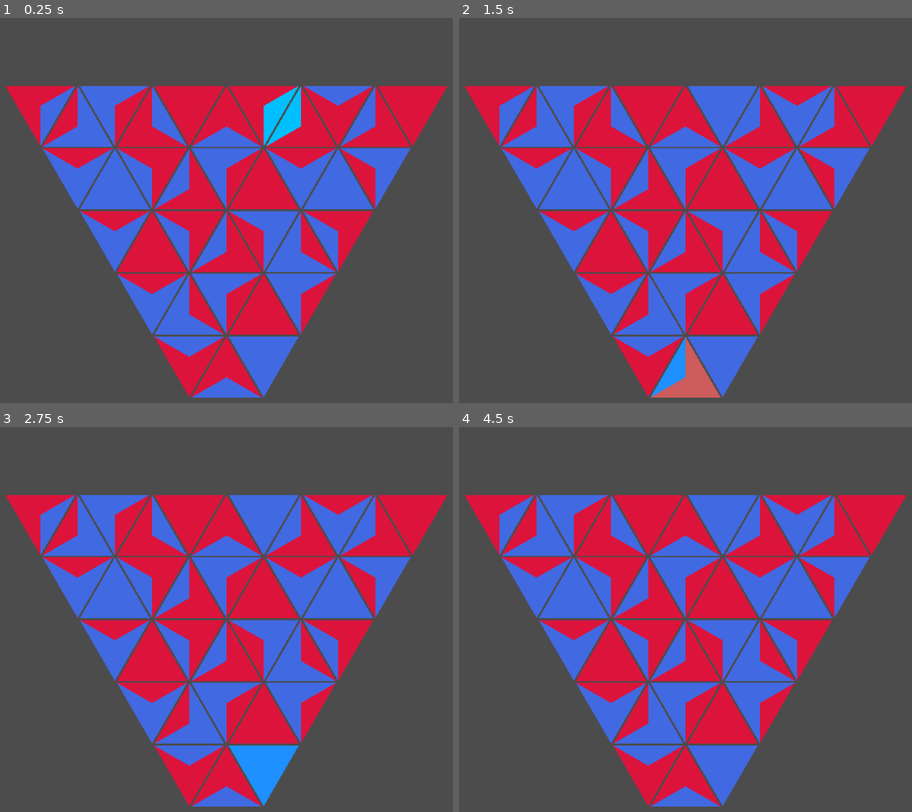
Above: before the commit, frames 1-4 (two rows, left to right).
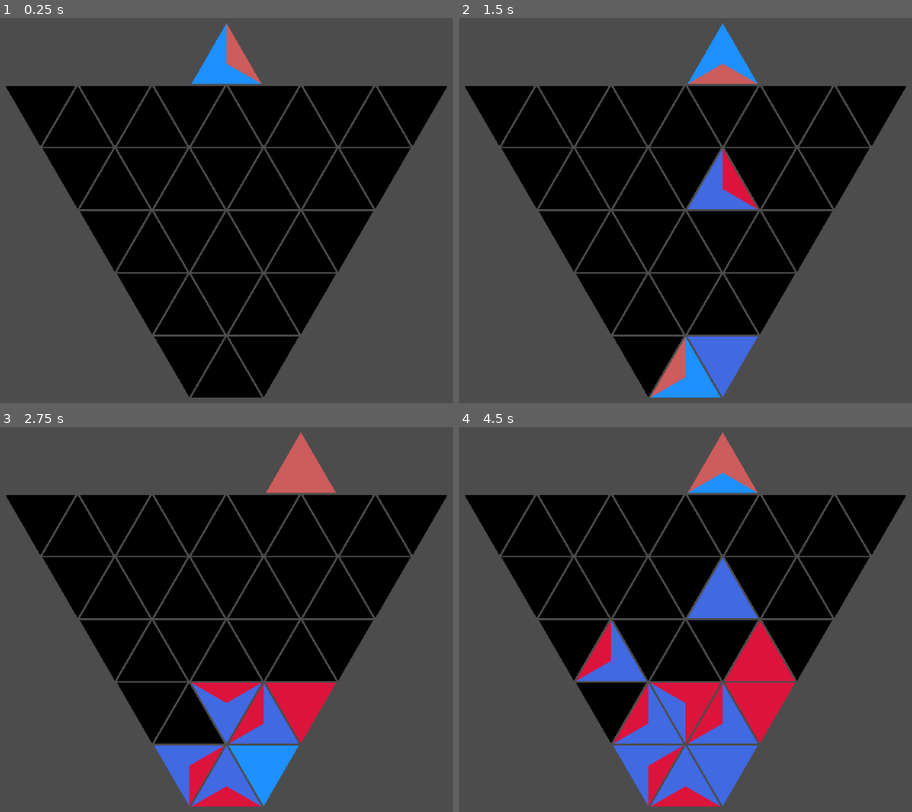
Above: after the commit, the same moments.

Repository: BoatsandJoes/tri-twist
Game: Godot game, scene res://scenes/Main.tscn
The game is run twice, just before and just after one commit, with the same random seed, the same clock (stepped at 60 frames per second) and the same inputs.
Inputs (mouse positions are in pixels of both pictures, inside the frame that each line leads up to):
- Up to frame 1 (0.25 s): no input
- Up to frame 2 (1.5 s): tap Enter (ui_accept) at 0.5, 1.35 s; move the mouse to (613, 337) at 0.52 s; hold Right (ui_right) 0.53-1.28 s; hold Enter (ui_accept) 0.53-1.28 s; click (613, 337) at 0.67 s; move the mouse to (649, 399) at 1.27 s; hold Down (ui_down) from 1.28 s (still down); click (649, 399) at 1.42 s
- Up to frame 3 (2.75 s): tap Enter (ui_accept) at 1.52, 1.82 s; move the mouse to (226, 746) at 2.02 s; release Down (ui_down) at 2.03 s; hold Right (ui_right) from 2.03 s (still down); hold Enter (ui_accept) from 2.03 s (still down); click (226, 746) at 2.17 s
- Up to frame 4 (4.5 s): move the mouse to (576, 681) at 2.77 s; release Right (ui_right) at 2.78 s; release Enter (ui_accept) at 2.78 s; hold Up (ui_up) 2.78-3.53 s; tap Enter (ui_accept) at 2.85, 3.02, 3.32, 4.35 s; click (576, 681) at 2.92 s; move the mouse to (613, 742) at 3.52 s; hold Enter (ui_accept) 3.53-4.28 s; hold Left (ui_left) from 3.53 s (still down); click (613, 742) at 3.67 s; move the mouse to (649, 681) at 4.27 s; click (649, 681) at 4.42 s

The runs differ from the first frame. In frame 1, 45% of the frame differs, in the area x 1-99%, y 1-99%; in frame 2, 44%; in frame 3, 42%; in frame 4, 40%.

Commit message:
First prototype.

Diff:
--- a/project.godot
+++ b/project.godot
@@ -50,6 +50,34 @@
 , Object(InputEventKey,"resource_local_to_scene":false,"resource_name":"","device":0,"alt":false,"shift":false,"control":false,"meta":false,"command":false,"pressed":false,"scancode":16777220,"unicode":0,"echo":false,"script":null)
  ]
 }
+ui_left={
+"deadzone": 0.5,
+"events": [ Object(InputEventKey,"resource_local_to_scene":false,"resource_name":"","device":0,"alt":false,"shift":false,"control":false,"meta":false,"command":false,"pressed":false,"scancode":16777231,"unicode":0,"echo":false,"script":null)
+, Object(InputEventJoypadButton,"resource_local_to_scene":false,"resource_name":"","device":0,"button_index":14,"pressure":0.0,"pressed":false,"script":null)
+, Object(InputEventKey,"resource_local_to_scene":false,"resource_name":"","device":0,"alt":false,"shift":false,"control":false,"meta":false,"command":false,"pressed":false,"scancode":65,"unicode":0,"echo":false,"script":null)
+ ]
+}
+ui_right={
+"deadzone": 0.5,
+"events": [ Object(InputEventKey,"resource_local_to_scene":false,"resource_name":"","device":0,"alt":false,"shift":false,"control":false,"meta":false,"command":false,"pressed":false,"scancode":16777233,"unicode":0,"echo":false,"script":null)
+, Object(InputEventJoypadButton,"resource_local_to_scene":false,"resource_name":"","device":0,"button_index":15,"pressure":0.0,"pressed":false,"script":null)
+, Object(InputEventKey,"resource_local_to_scene":false,"resource_name":"","device":0,"alt":false,"shift":false,"control":false,"meta":false,"command":false,"pressed":false,"scancode":68,"unicode":0,"echo":false,"script":null)
+ ]
+}
+ui_up={
+"deadzone": 0.5,
+"events": [ Object(InputEventKey,"resource_local_to_scene":false,"resource_name":"","device":0,"alt":false,"shift":false,"control":false,"meta":false,"command":false,"pressed":false,"scancode":16777232,"unicode":0,"echo":false,"script":null)
+, Object(InputEventJoypadButton,"resource_local_to_scene":false,"resource_name":"","device":0,"button_index":12,"pressure":0.0,"pressed":false,"script":null)
+, Object(InputEventKey,"resource_local_to_scene":false,"resource_name":"","device":0,"alt":false,"shift":false,"control":false,"meta":false,"command":false,"pressed":false,"scancode":87,"unicode":0,"echo":false,"script":null)
+ ]
+}
+ui_down={
+"deadzone": 0.5,
+"events": [ Object(InputEventKey,"resource_local_to_scene":false,"resource_name":"","device":0,"alt":false,"shift":false,"control":false,"meta":false,"command":false,"pressed":false,"scancode":16777234,"unicode":0,"echo":false,"script":null)
+, Object(InputEventJoypadButton,"resource_local_to_scene":false,"resource_name":"","device":0,"button_index":13,"pressure":0.0,"pressed":false,"script":null)
+, Object(InputEventKey,"resource_local_to_scene":false,"resource_name":"","device":0,"alt":false,"shift":false,"control":false,"meta":false,"command":false,"pressed":false,"scancode":83,"unicode":0,"echo":false,"script":null)
+ ]
+}
 ui_escape={
 "deadzone": 0.5,
 "events": [ Object(InputEventKey,"resource_local_to_scene":false,"resource_name":"","device":0,"alt":false,"shift":false,"control":false,"meta":false,"command":false,"pressed":false,"scancode":16777217,"unicode":0,"echo":false,"script":null)
--- a/scenes/GameGrid.gd
+++ b/scenes/GameGrid.gd
@@ -24,22 +24,39 @@
 		grid.append([])
 		for columnIndex in gridBase + 2 * rowIndex:
 			grid[rowIndex].append(TriangleCell.instance())
-			grid[rowIndex][columnIndex].init(cellSize, rowIndex, columnIndex, get_position_for_cell(rowIndex, columnIndex))
-			# debug
+			grid[rowIndex][columnIndex].init(cellSize, rowIndex, columnIndex,
+			get_position_for_cell(rowIndex, columnIndex, false), true)
 			add_child(grid[rowIndex][columnIndex])
-	fill_grid()
-
-# fills all cells with random triangles, will probably only be used for debug
-func fill_grid():
-	for emptyCell in get_all_empty_cells():
-		emptyCell.fill_randomly()
+
+# Try to put the given piece in the top row. return true if successful.
+func drop_piece(piece) -> bool:
+	var direction: int
+	var neighborDirection: int
+	if (piece.columnIndex + piece.rowIndex) % 2 != 0:
+		direction = Direction.VERTICAL
+		neighborDirection = Direction.VERTICAL_POINT
+	else:
+		direction = Direction.VERTICAL_POINT
+		neighborDirection = Direction.VERTICAL
+	var neighbor: TriangleCell = grid[piece.rowIndex - 1][piece.columnIndex - 1]
+	if !neighbor.is_empty():
+		# Cannot fill.
+		return false
+	var leftNeighbor = get_neighbor(neighbor.rowIndex, neighbor.columnIndex, Direction.LEFT)
+	var rightNeighbor = get_neighbor(neighbor.rowIndex, neighbor.columnIndex, Direction.RIGHT)
+	neighbor.fill_from_neighbor(piece.leftColor, piece.rightColor, piece.verticalColor, neighborDirection,
+		!(leftNeighbor != null && leftNeighbor.is_empty()), !(rightNeighbor != null && rightNeighbor.is_empty()))
 	clear_enclosed_areas()
+	return true
 
 # Gets the position in which to draw the cell with the passed indices
-func get_position_for_cell(rowIndex: int, columnIndex: int) -> Vector2:
-	return Vector2((window.size[0]/2) - cellSize/2 +
+func get_position_for_cell(rowIndex: int, columnIndex: int, flipped: bool) -> Vector2:
+	var result = Vector2((window.size[0]/2) - cellSize/2 +
 				((columnIndex - ((gridBase + rowIndex * 2)/2)) * ((cellSize/2) + margin)),
 				window.size[1] - cellSize - (rowIndex * ((cellSize * sqrt(3) / 2) + margin)))
+	if flipped:
+		result = Vector2(result[0], result[1] + cellSize * 0.87)
+	return result
 
 # returns an array of TriangleCells
 func get_all_empty_cells() -> Array:
@@ -220,6 +237,3 @@
 	for move in moves:
 		move_neighbor_here(move[0], move[1], move[2])
 	clear_enclosed_areas()
-	if moves.empty():
-		#fill grid; debug
-		fill_grid()
--- a/scenes/TriangleCell.gd
+++ b/scenes/TriangleCell.gd
@@ -13,16 +13,18 @@
 var cellFocused = false
 var rowIndex: int
 var columnIndex: int
+var inGrid
 
 # Called when the node enters the scene tree for the first time.
 func _ready():
 	pass
 
 # Call after instantiation to initialize.
-func init(triangleSize: int, triRowIndex: int, triColumnIndex: int, cellPostion: Vector2):
+func init(triangleSize: int, triRowIndex: int, triColumnIndex: int, cellPostion: Vector2, isInGrid: bool):
 	size = triangleSize
 	rowIndex = triRowIndex
 	columnIndex = triColumnIndex
+	inGrid = isInGrid
 	# set position
 	position = cellPostion
 	# move particle emitter to center
@@ -52,8 +54,8 @@
 	verticalEdgeVectorArray.append(Vector2(size, 0))
 	verticalEdgeVectorArray.append(Vector2(size/2, size * sqrt(3) / 6))
 	$VerticalEdge.set_polygon(verticalEdgeVectorArray)
-	# flip every odd triangle cell
-	if columnIndex % 2 == 1:
+	# flip every odd triangle cell and cells outside the grid
+	if columnIndex % 2 != 0 || !inGrid:
 		flip()
 	# make empty
 	clear(colors.size() - 1)
@@ -159,16 +161,20 @@
 #	pass
 
 func _on_TriangleCell_mouse_entered():
-	cellFocused = true
-	if !is_marked_for_clear():
-		# Highlight.
-		update_colors_visually()
+	# If not in grid, do nothing.
+	if inGrid:
+		cellFocused = true
+		if !is_marked_for_clear():
+			# Highlight.
+			update_colors_visually()
 
 func _on_TriangleCell_mouse_exited():
-	cellFocused = false
-	if !is_marked_for_clear():
-		# Remove highlight
-		update_colors_visually()
+	# If not in grid, do nothing.
+	if inGrid:
+		cellFocused = false
+		if !is_marked_for_clear():
+			# Remove highlight
+			update_colors_visually()
 
 
 func _on_ClearTimer_timeout():
--- a/scenes/TriangleDropper.gd
+++ b/scenes/TriangleDropper.gd
@@ -2,14 +2,47 @@
 class_name TriangleDropper
 
 export (PackedScene) var GameGrid
-var grid: GameGrid
+export (PackedScene) var TriangleCell
+var gameGrid: GameGrid
+var activePiece: TriangleCell
 
 
 # Called when the node enters the scene tree for the first time.
 func _ready():
-	grid = GameGrid.instance()
-	add_child(grid)
+	gameGrid = GameGrid.instance()
+	add_child(gameGrid)
+	activePiece = TriangleCell.instance()
+	# draw active piece as though it were one row higher than the top row
+	if gameGrid.gridHeight % 2 == 0:
+		# Don't need to flip piece
+		activePiece.init(gameGrid.cellSize, gameGrid.gridHeight, (gameGrid.grid[-1].size() + 1) / 2,
+		gameGrid.get_position_for_cell(
+			gameGrid.gridHeight, (gameGrid.grid[-1].size() + 1) / 2, true), false)
+	else:
+		# Piece would need to be flipped, so we draw it one to the left and then slide it into place.
+		activePiece.init(gameGrid.cellSize, gameGrid.gridHeight, ((gameGrid.grid[-1].size() + 1) / 2) - 1,
+		gameGrid.get_position_for_cell(
+			gameGrid.gridHeight, (gameGrid.grid[-1].size() + 1) / 2, true), false)
+		activePiece.columnIndex = activePiece.columnIndex + 1
+		activePiece.position = gameGrid.get_position_for_cell(gameGrid.gridHeight, activePiece.columnIndex, true)
+	activePiece.fill_randomly()
+	activePiece.cellFocused = true
+	activePiece.update_colors_visually()
+	add_child(activePiece)
 
+func _input(event):
+	if event is InputEventKey:
+		if event.is_action_pressed("ui_left") && activePiece.columnIndex > 1:
+			activePiece.columnIndex = activePiece.columnIndex - 1
+			activePiece.position = gameGrid.get_position_for_cell(gameGrid.gridHeight, activePiece.columnIndex, true)
+		elif event.is_action_pressed("ui_right") && activePiece.columnIndex < gameGrid.grid[-1].size():
+			activePiece.columnIndex = activePiece.columnIndex + 1
+			activePiece.position = gameGrid.get_position_for_cell(gameGrid.gridHeight, activePiece.columnIndex, true)
+		elif (event.is_action_pressed("ui_accept") ||
+		event.is_action_pressed("ui_down") || event.is_action_pressed("ui_up")):
+			var accepted: bool = gameGrid.drop_piece(activePiece)
+			if accepted:
+				activePiece.fill_randomly()
 
 # Called every frame. 'delta' is the elapsed time since the previous frame.
 #func _process(delta):
--- a/scenes/TriangleDropper.tscn
+++ b/scenes/TriangleDropper.tscn
@@ -1,8 +1,10 @@
-[gd_scene load_steps=3 format=2]
+[gd_scene load_steps=4 format=2]
 
 [ext_resource path="res://scenes/TriangleDropper.gd" type="Script" id=1]
 [ext_resource path="res://scenes/GameGrid.tscn" type="PackedScene" id=2]
+[ext_resource path="res://scenes/TriangleCell.tscn" type="PackedScene" id=3]
 
 [node name="TriangleDropper" type="Node2D"]
 script = ExtResource( 1 )
 GameGrid = ExtResource( 2 )
+TriangleCell = ExtResource( 3 )
Not shown, changed: README.md
